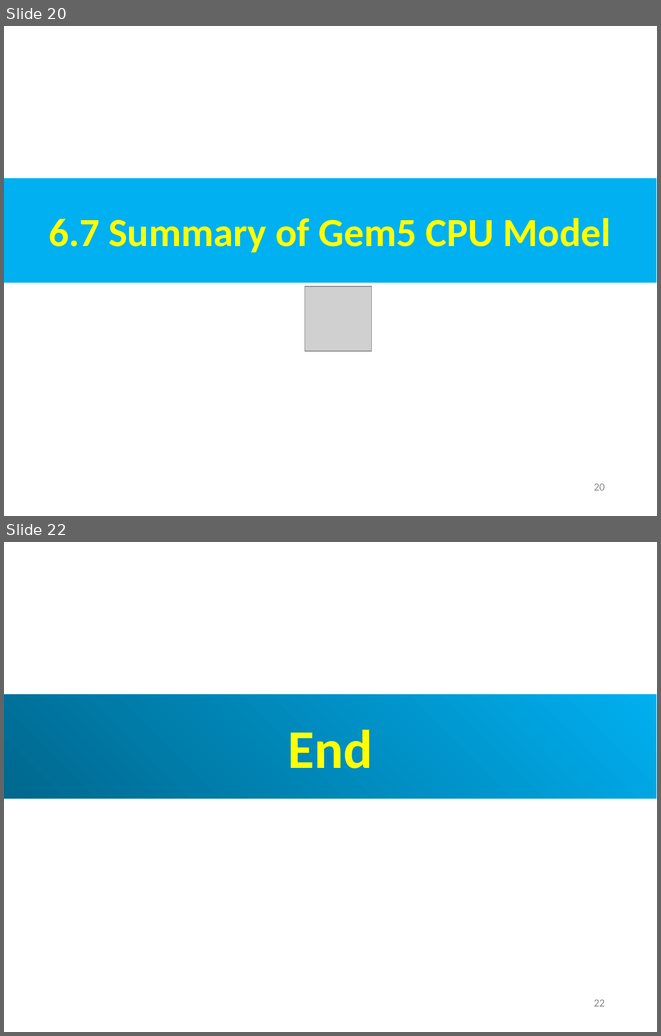
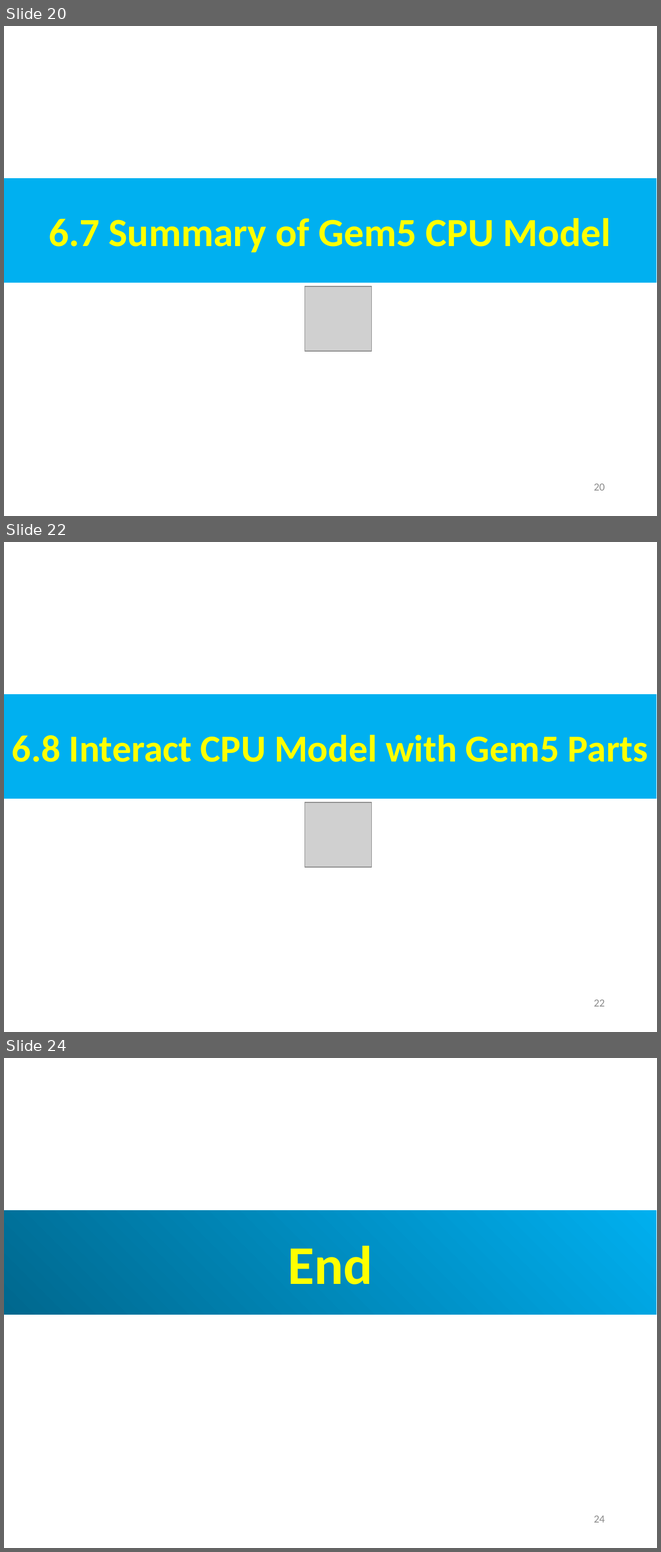
Before and after one commit to peterhchen/AIU_CS850_Gem5_McPAT, a slide deck: 050_Gem5/007.CPUModel/000_Video/007.CPUModel.ppt. Shown one above the other, each under a label of ours: slides 20 and 22 before the commit, slides 20, 22 and 24 after it; the slides between them are not shown. The pictures are 661x1036 and 661x1552 pixels, drawn with LibreOffice and Linux fonts; fonts in the diff are those of the drawing; grey boxes stand for pictures. Boxes give left, top, right and bottom in pixels: in the first picture for what was removed or moved away, otherwise in the second. Text is boxed around its words. In the diff, an @@ line names an element or a change of style, - is before the commit and + after.

```diff
--- a/050_Gem5/007.CPUModel/000_Video/007.CPUModel.ppt
+++ b/050_Gem5/007.CPUModel/000_Video/007.CPUModel.ppt
@@ slide 22 added at <box>4,542,657,1032</box>, background #FFFFFF @@
@@ rectangle added at <box>4,694,656,799</box>, fill #00B0F0, 42 pt, text #FFFF00, bold @@
+6.8 Interact CPU Model with Gem5 Parts
@@ picture added at <box>305,803,372,867</box> @@
@@ page number added at <box>594,999,605,1006</box>, 12 pt, text #8B8B8B @@
+22
@@ what was slide 22 is now slide 24 @@
@@ page number at <box>594,1515,605,1522</box>: text changed @@
-22
+24
```
Also in this commit, not shown: 1 slide changed, 1 other slide added.
